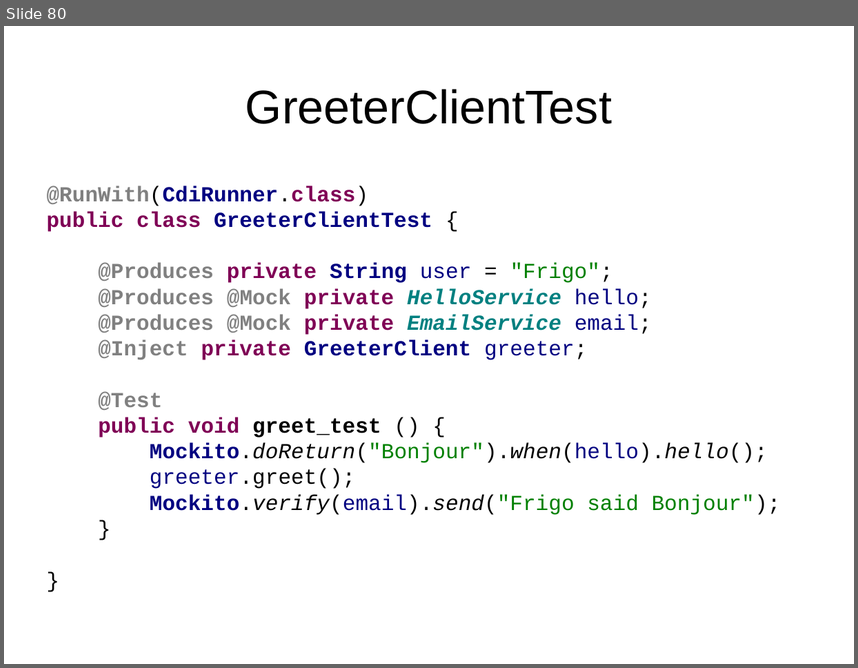
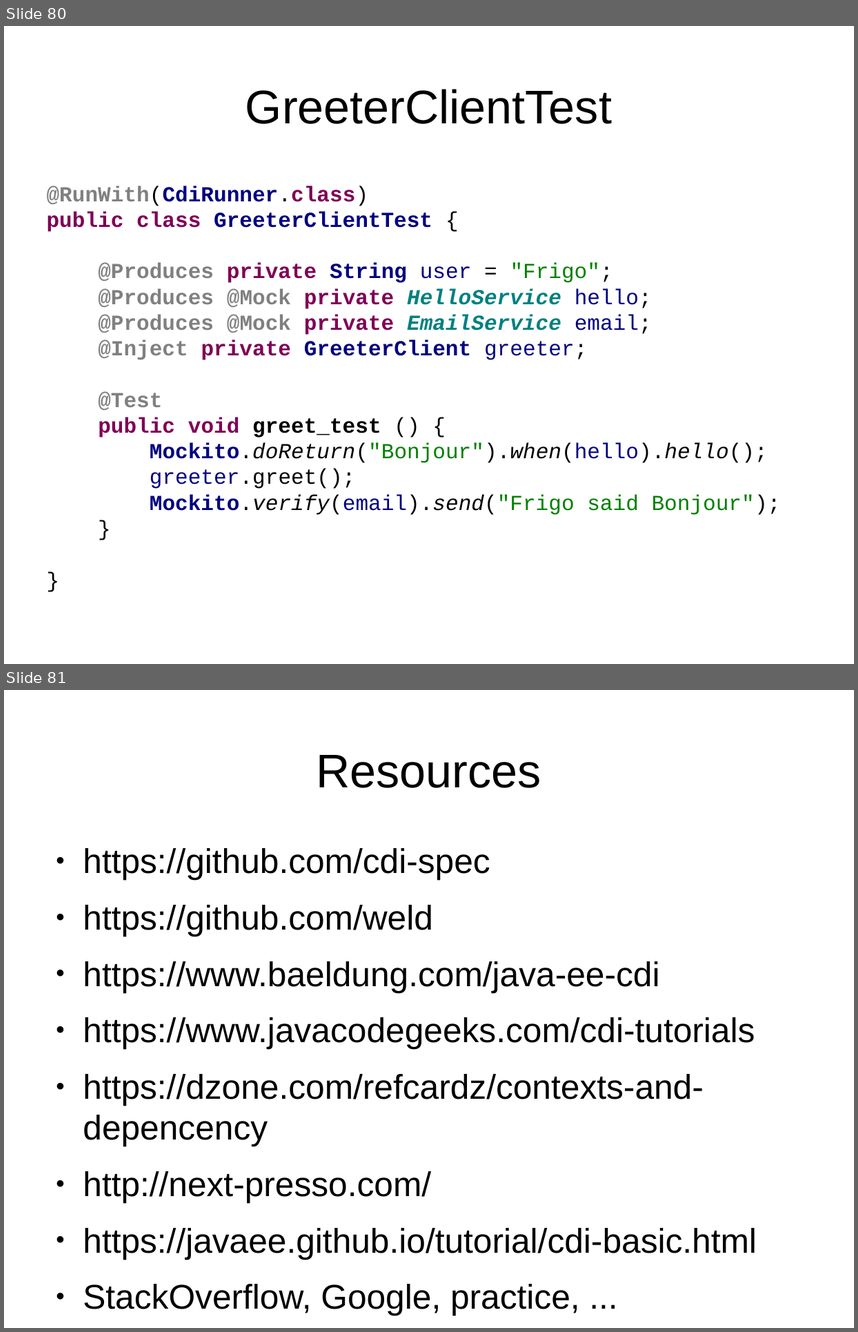
Before and after one commit to FrigoCoder/CDI, a slide deck: CDI.odp. Shown one above the other, each under a label of ours: slide 80 before the commit, slides 80 and 81 after it. The pictures are 858x668 and 858x1332 pixels, drawn with LibreOffice and Linux fonts; fonts in the diff are those of the drawing. Boxes give left, top, right and bottom in pixels: in the first picture for what was removed or moved away, otherwise in the second. Text is boxed around its words. In the diff, an @@ line names an element or a change of style, - is before the commit and + after.

```diff
--- a/CDI.odp
+++ b/CDI.odp
@@ slide 81 added at [4,690,854,1328], background #FFFFFF @@
@@ title added at [317,755,542,788], 44 pt, text #000000 @@
+Resources
@@ text added at [83,848,757,1259], 32 pt, text #000000 @@
+● https://github.com/cdi-spec
+● https://github.com/weld
+● https://www.baeldung.com/java-ee-cdi
+● https://www.javacodegeeks.com/cdi-tutorials
+● https://dzone.com/refcardz/contexts-and-depencency
+● http://next-presso.com/
+● https://javaee.github.io/tutorial/cdi-basic.html
+● StackOverflow, Google, practice, ...
```
Also in this commit, not shown: 1 slide changed, 1 other slide added.
